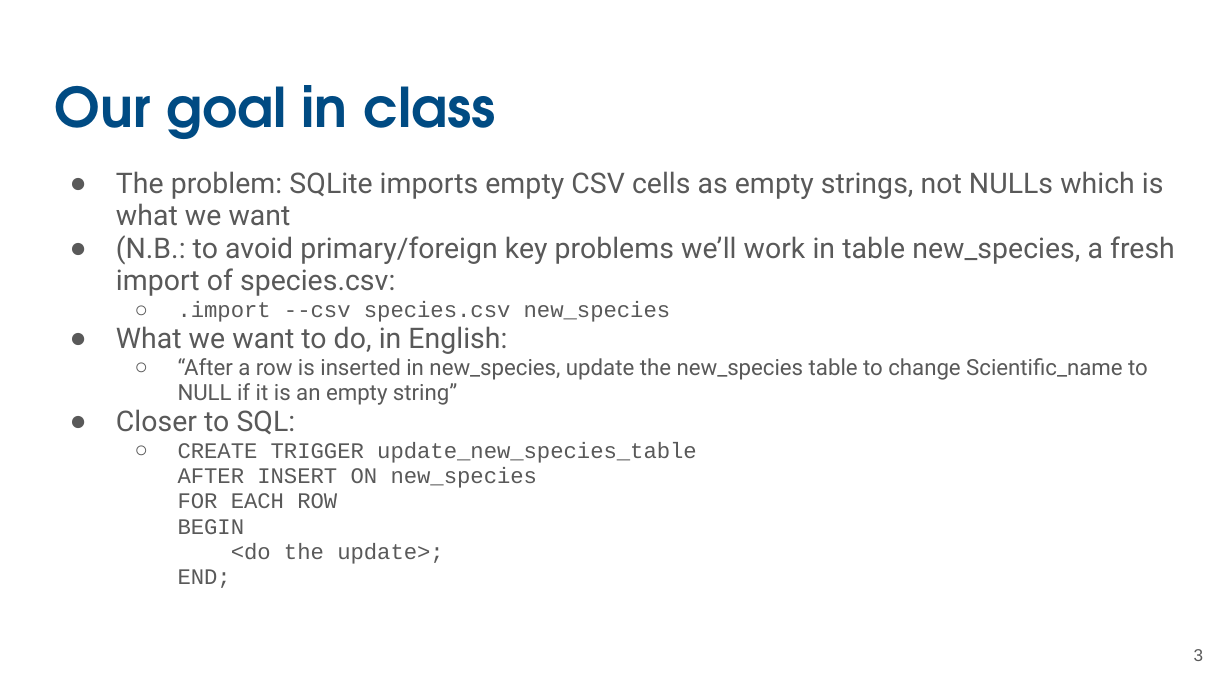
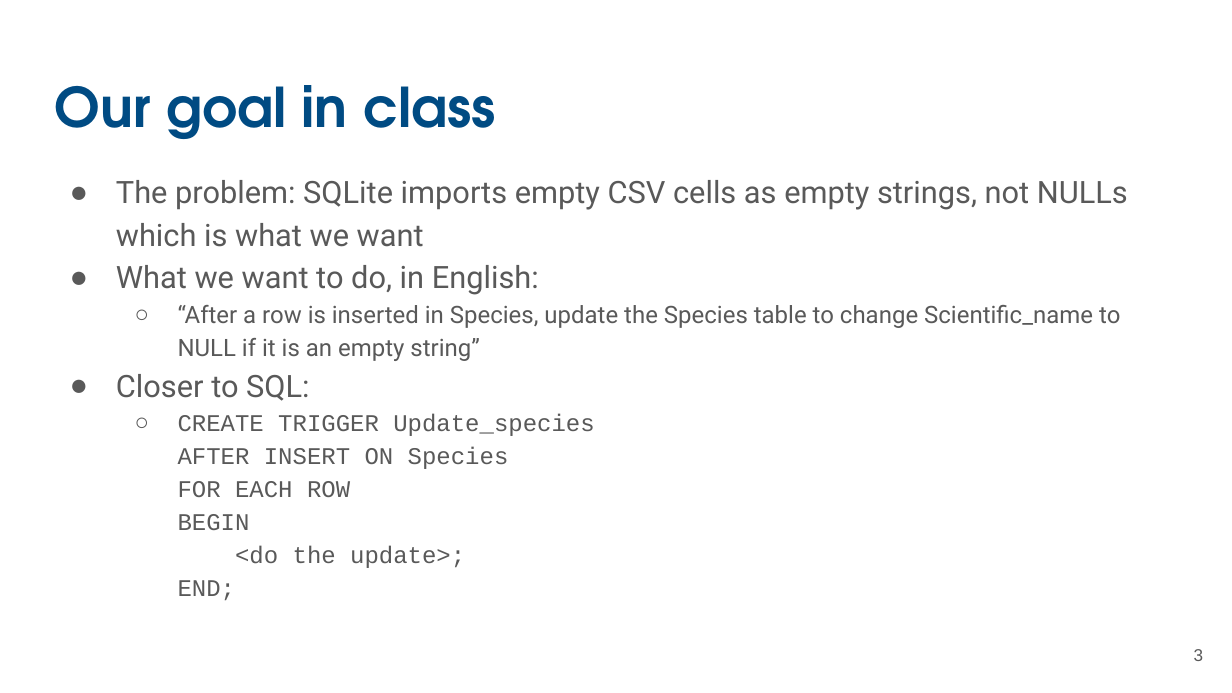
Before and after one commit to UCSB-Library-Research-Data-Services/bren-eds213, a slide deck: slide 3 of modules/week05/slides-05-triggers.pptx. Drawn at 1232x693 pixels with LibreOffice and Linux fonts; fonts in the diff are those of the drawing. Boxes give left, top, right and bottom in pixels: in the first picture for what was removed or moved away, otherwise in the second. Text is boxed around its words. In the diff, an @@ line names an element or a change of style, - is before the commit and + after.

Commit message:
Update slide deck

```diff
--- a/modules/week05/slides-05-triggers.pptx
+++ b/modules/week05/slides-05-triggers.pptx
@@ text at box(116, 180, 1128, 401): size 16.6 to 18 pt in "The problem: SQLite imports empty CSV cells ...", "What we want to do, in English:", "Closer to SQL:"; line spacing 0.95 to 1.15 @@
@@ text at box(116, 235, 1175, 322): paragraphs removed @@
-● (N.B.: to avoid primary/foreign key problems we’ll work in table new_species, a fresh import of species.csv:
-  ○ .import --csv species.csv new_species
@@ text at box(178, 305, 1120, 361): text changed; size 12.9 to 14 pt @@
-  ○ “After a row is inserted in new_species, update the new_species table to change Scientific_name to NULL if it is an empty string”
+  ○ “After a row is inserted in Species, update the Species table to change Scientific_name to NULL if it is an empty string”
@@ text at box(178, 414, 594, 601): text changed; size 12.9 to 14 pt @@
-  ○ CREATE TRIGGER update_new_species_table
-    AFTER INSERT ON new_species
-    FOR EACH ROW
-    BEGIN
-    <do the update>;
-    END;
+  ○ CREATE TRIGGER Update_species
+    AFTER INSERT ON Species
+    FOR EACH ROW
+    BEGIN
+    <do the update>;
+    END;
```
Also in this commit, not shown: 4 other slides changed.
